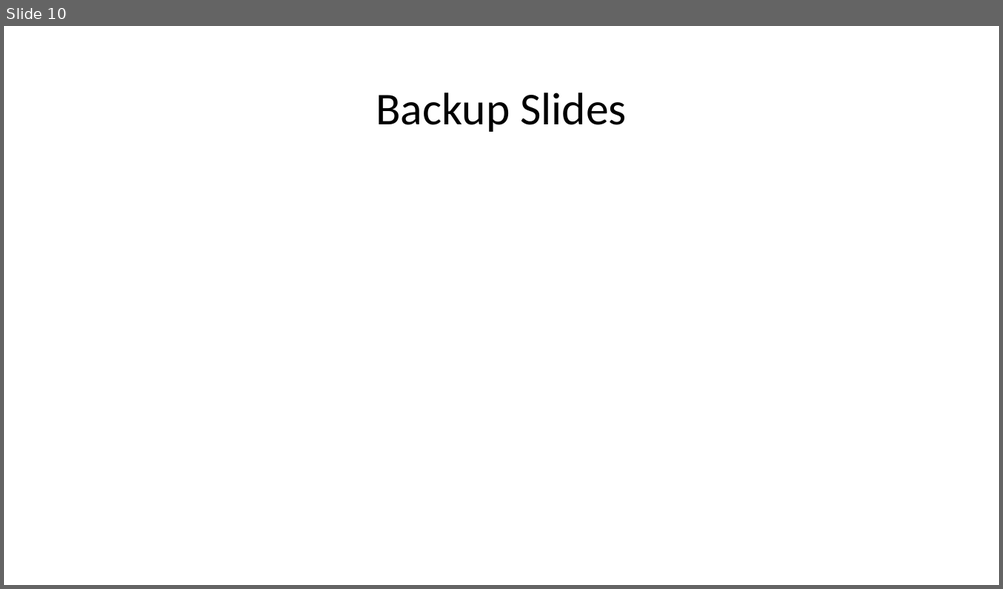
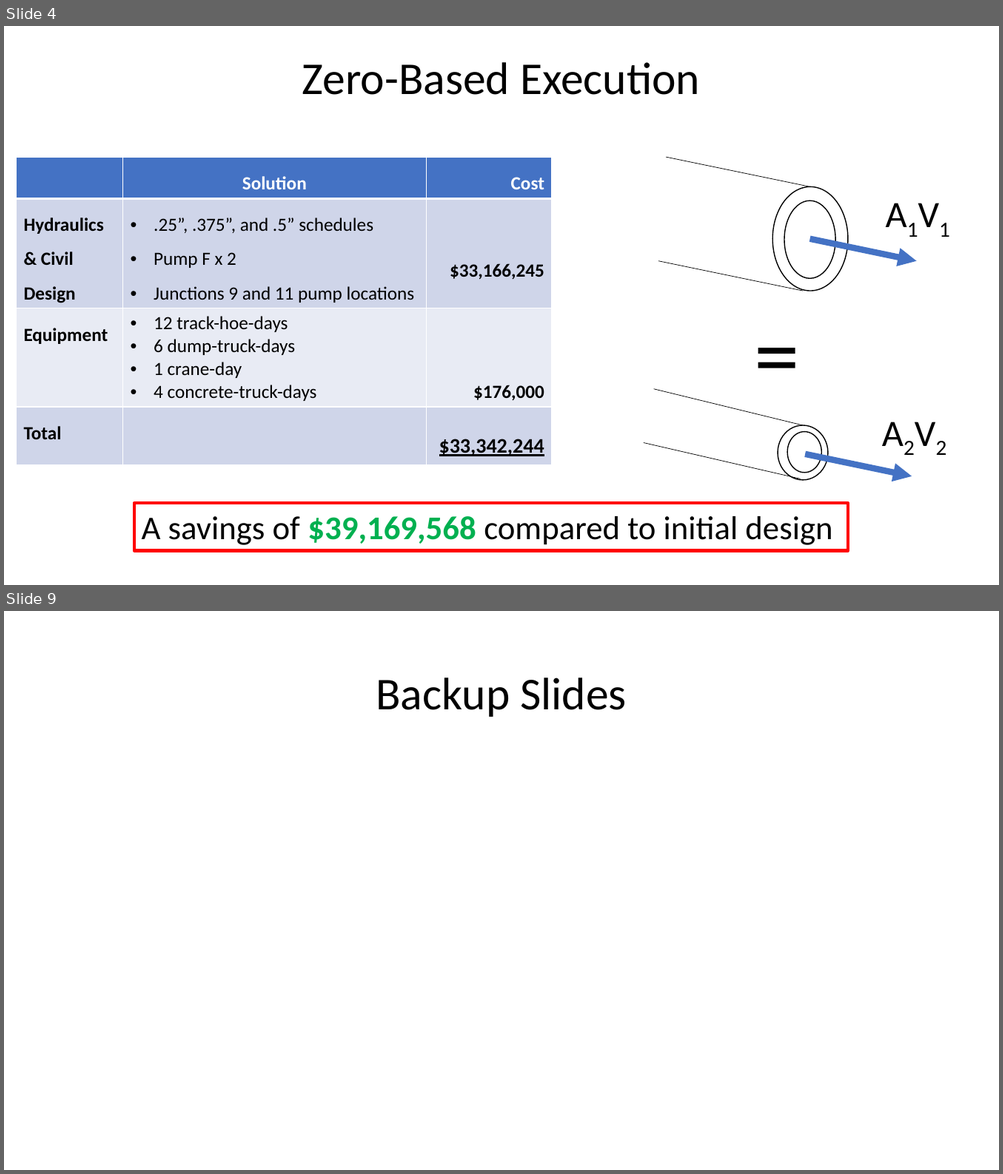
Before and after one commit to jamar1391/hello-world, a slide deck: dev/fluor/The AquaDucks/The AquaDucks Presentation.pptx. Shown one above the other, each under a label of ours: slide 10 before the commit, slides 4 and 9 after it; the slides between them are not shown. The pictures are 1003x589 and 1003x1174 pixels, drawn with LibreOffice and Linux fonts; fonts in the diff are those of the drawing. Boxes give left, top, right and bottom in pixels: in the first picture for what was removed or moved away, otherwise in the second. Text is boxed around its words. In the diff, an @@ line names an element or a change of style, - is before the commit and + after.

```diff
--- a/dev/fluor/The AquaDucks/The AquaDucks Presentation.pptx
+++ b/dev/fluor/The AquaDucks/The AquaDucks Presentation.pptx
@@ slide 4 added at [4, 26, 999, 585], background #FFFFFF @@
@@ title added at [302, 62, 700, 95], 44 pt, text #000000 @@
+Zero-Based Execution
@@ table added at [16, 157, 552, 460], 4 rows, 3 columns @@
+ | Solution | Cost
+Hydraulics & Civil Design | .25”, .375”, and .5” schedules / Pump F x 2 / Junctions 9 and 11 pump locations | $33,166,245
+Equipment | 12 track-hoe-days / 6 dump-truck-days / 1 crane-day / 4 concrete-truck-days | $176,000
+Total |  | $33,342,244
@@ line added from (810, 187) to (666, 157), #000000 0.5 pt @@
@@ ellipse added at [772, 187, 848, 292], outline #000000 1 pt @@
@@ ellipse added at [785, 201, 836, 278], outline #000000 1 pt @@
@@ text added at [878, 187, 962, 240], 36 pt, text #000000 @@
+A1V1
@@ arrow added from (810, 238) to (916, 261), #4472C4 6 pt @@
@@ line added from (802, 291) to (658, 261), #000000 0.5 pt @@
@@ text added at [747, 292, 808, 410], 88 pt, text #000000 @@
+=
@@ line added from (802, 426) to (654, 389), #000000 0.5 pt @@
@@ text added at [875, 406, 959, 459], 36 pt, text #000000 @@
+A2V2
@@ line added from (800, 480) to (643, 443), #000000 0.5 pt @@
@@ ellipse added at [778, 426, 828, 480], outline #000000 1 pt @@
@@ ellipse added at [788, 432, 822, 473], outline #000000 1 pt @@
@@ arrow added from (805, 454) to (911, 477), #4472C4 6 pt @@
@@ rectangle added at [134, 503, 848, 551], outline #FF0000 3 pt, 32 pt, text #000000 @@
+A savings of $39,169,568 compared to initial design
@@ what was slide 10 is now slide 9 @@
```
Also in this commit, not shown: 5 slides changed, 10 other slides added, 3 slides removed, 7 other files.
